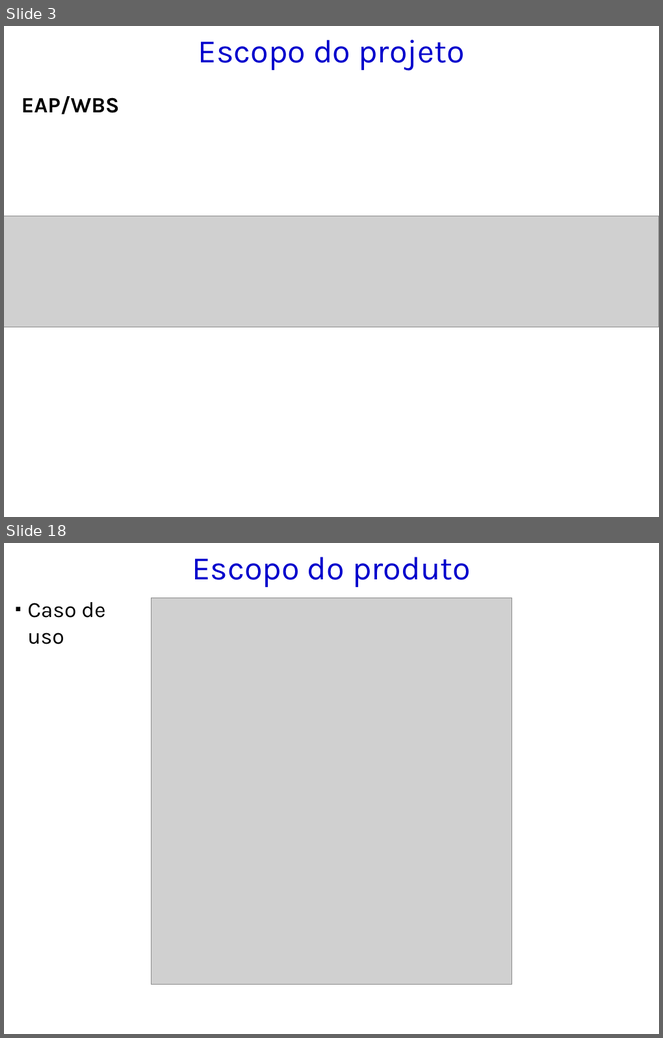
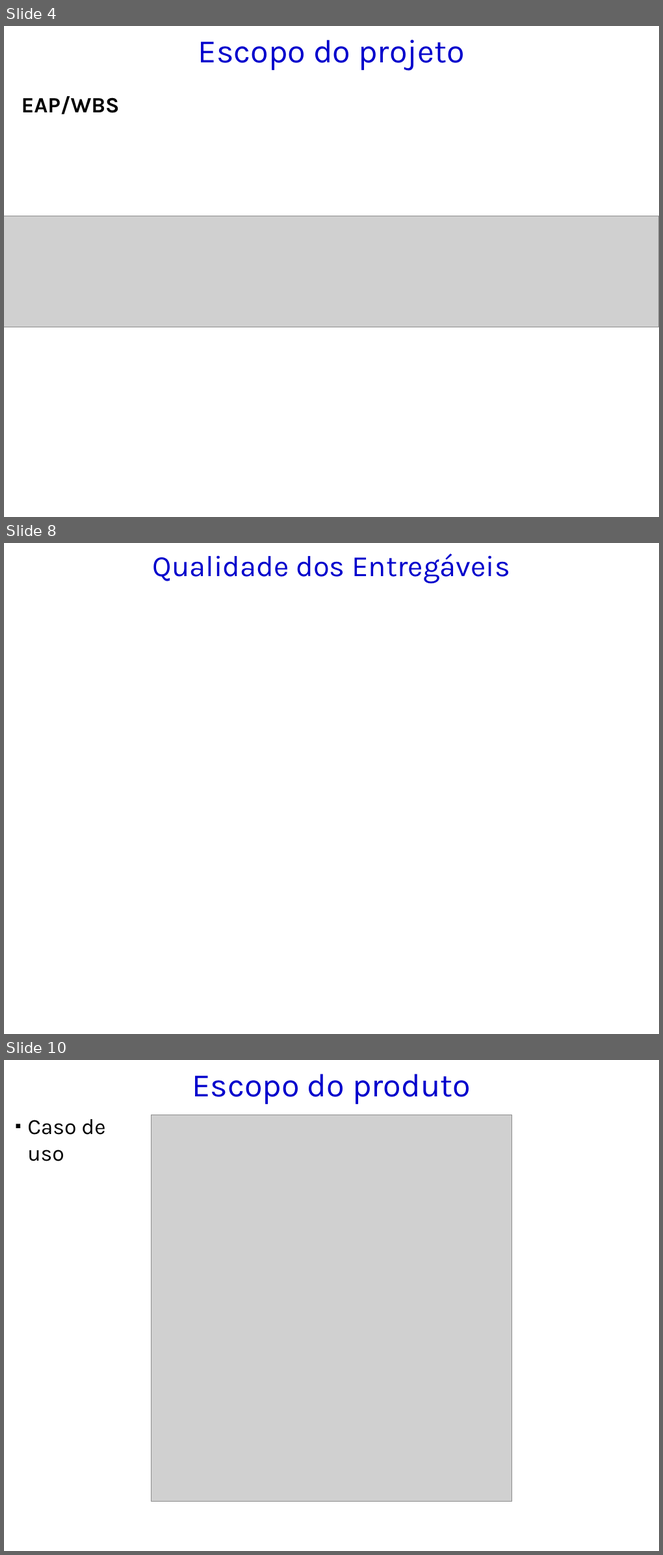
Before and after one commit to kokmz/TCCHUE, a slide deck: GPS_2014_Modelo de Apresentação_Entrega 2.pptx. Shown one above the other, each under a label of ours: slides 3 and 18 before the commit, slides 4, 8 and 10 after it; the slides between them are not shown. The pictures are 663x1038 and 663x1555 pixels, drawn with LibreOffice and Linux fonts; fonts in the diff are those of the drawing; grey boxes stand for pictures; background and template pictures are left out. Boxes give left, top, right and bottom in pixels: in the first picture for what was removed or moved away, otherwise in the second. Text is boxed around its words. In the diff, an @@ line names an element or a change of style, - is before the commit and + after.

```diff
--- a/GPS_2014_Modelo de Apresentação_Entrega 2.pptx
+++ b/GPS_2014_Modelo de Apresentação_Entrega 2.pptx
@@ slide 8 added at (4,543,659,1034), background picture (left out) @@
@@ title added at (153,553,510,583), 32.4 pt, text #0000CC @@
+Qualidade dos Entregáveis
@@ what was slide 3 is now slide 4 @@
@@ what was slide 18 is now slide 10 @@
```
Also in this commit, not shown: 3 slides changed, 4 other slides added, 22 slides removed.
